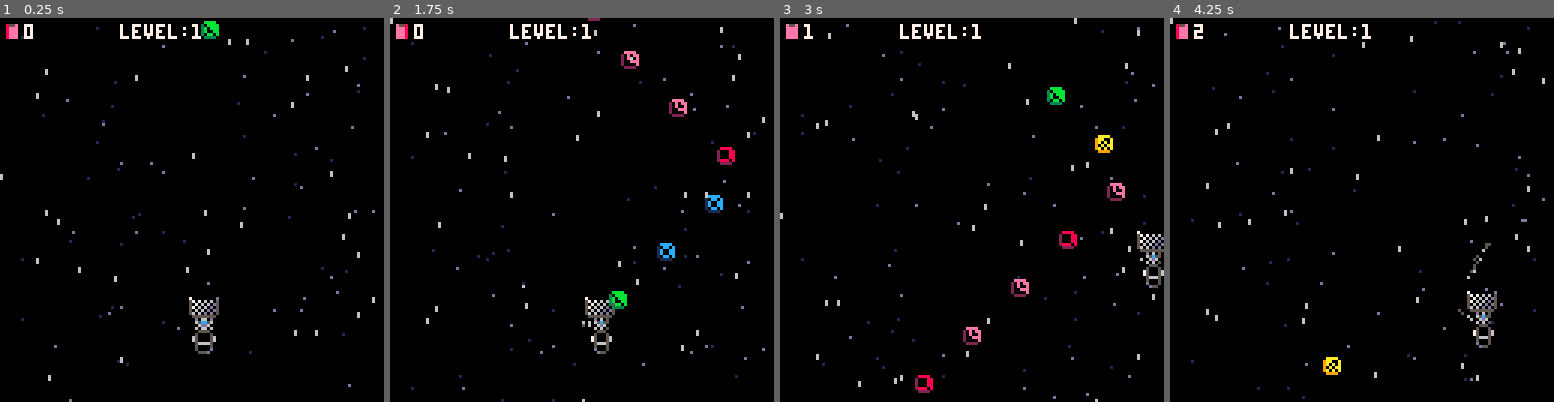
Above: before the commit, frames 1-4 (left to right).
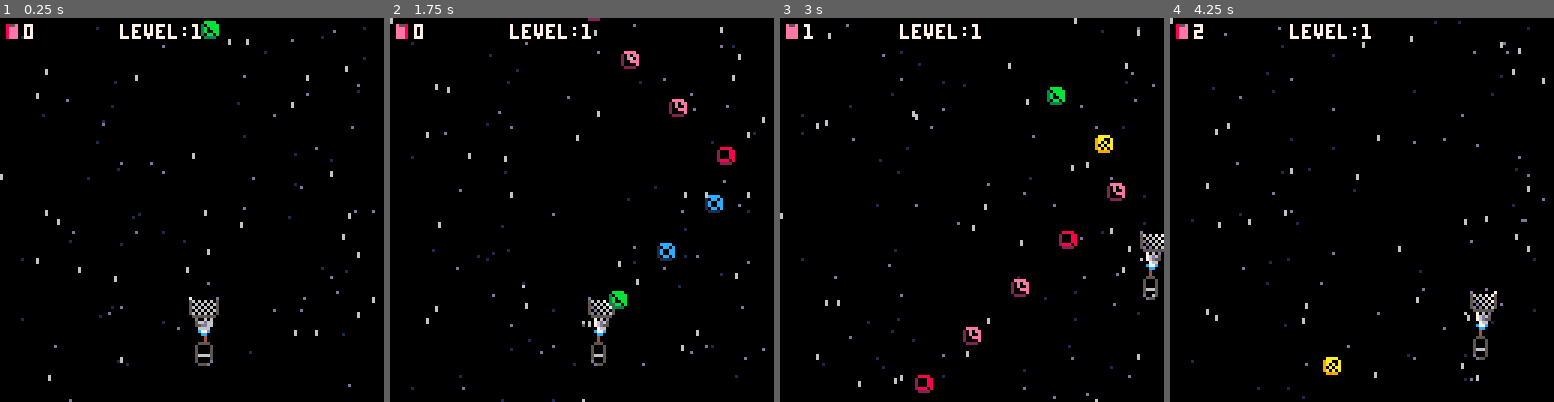
Above: after the commit, the same moments.

Repository: jacobneal65/drop-p8
Game: PICO-8 cartridge drop.p8
The game is run twice, just before and just after one commit, with the same random seed, the same clock (stepped at 60 frames per second) and the same inputs.
Inputs:
- Up to frame 1 (0.25 s): no input
- Up to frame 2 (1.75 s): hold Right from 1.6 s (still down)
- Up to frame 3 (3 s): release Right at 2.1 s; hold Up 2.15-2.42 s; hold Right from 2.47 s (still down)
- Up to frame 4 (4.25 s): release Right at 3.03 s; hold Left 3.08-3.58 s; hold Down 3.63-3.97 s; hold Right from 4.02 s (still down)

The runs differ from the first frame. In frame 1, 0.4% of the frame differs, in the area x 50-57%, y 73-91%; in frame 2, 0.6%; in frame 3, 0.6%; in frame 4, 0.8%, in the area x 75-86%, y 58-90%.

Commit message:
p_spr work

Diff:
--- a/drop.p8
+++ b/drop.p8
@@ -21,7 +21,7 @@
 	acc=0.3
 	vacc=0.3--vertical acc
 	trashs={}
-	t_spr=64
+	t_spr=64 --trash sprite
 	t_cnt=5
 	t_itrvl=16
 	t_ybnd=128
@@ -44,8 +44,8 @@
 	end
 
 	--spinning score
-	sss=22
-	ssl=9
+	sss=22--starting sprite
+	ssl=9--number of frames
 	ss_ani={}
 	for i=0,ssl do
 		add(ss_ani,sss+i)
@@ -66,11 +66,25 @@
 	p_u=false
 	p_d=false
 	p_spr=3
+	b_spr=1
 	p_flp=false
 	--plyr movment
 	--left/right
-	if (btn(0)) p_dx-=acc p_l=true p_spr=4 sfx(2)
-	if (btn(1)) p_dx+=acc p_r=true sfx(2) p_spr=4 p_flp=true
+	if btn(0) then
+	 p_dx-=acc
+	 p_l=true
+	 p_spr=4
+	 b_spr=17
+	 sfx(2)
+	end
+	if btn(1) then
+	 p_dx+=acc
+	 p_r=true
+	 sfx(2)
+	 p_spr=4
+	 b_spr=17
+	 p_flp=true
+	end
 	--up/down
 	if (btn(2)) p_dy-=vacc p_u=true sfx(3)
 	if (btn(3)) p_dy+=vacc p_d=true sfx(2)
@@ -101,33 +115,30 @@
  local t_py=flr(p_y)
 	--rectfill(0,108,127,127,3)
 
-
 	--flill tank amount
  tank=flr(pt/pt_total*12)
  ty=0
  tc1=3
  tc2=11
 	for i=1,tank do
-
+		local _y=p_y+ty+9
 		if i%2==1 then
-			line(p_x+2,p_y+5+ty,p_x+3,p_y+5+ty,tc1)
+			line(p_x+2,_y,p_x+3,_y,tc1)
 			if ty%3>0 then
-				pset(p_x+2+ty%2,p_y+5+ty,tc2)
+				pset(p_x+2+ty%2,_y,tc2)
 			end
 		else
-			line(p_x+4,p_y+5+ty,p_x+5,p_y+5+ty,tc1)
-			pset(p_x+4+ty%2,p_y+5+ty,tc2)
+			line(p_x+4,_y,p_x+5,_y,tc1)
+			pset(p_x+4+ty%2,_y,tc2)
 			ty+=1
 		end
 	end
-
 	--plyr
 	spr(p_spr,p_x,p_y,1,1,p_flp)
-	--catcher
+	--storage
 	spr(p_spr+16,p_x,p_y+8,1,1,p_flp)
-	--basket l and r
-	spr(1,p_x-4,p_y-8)
-	spr(2,p_x+4,p_y-8)
+	--basket
+	spr(b_spr,p_x-4,p_y-8,2,1,p_flp)
 
 	if p_l then
 		fire(p_x+6,p_y+2,0.5,0,1,2,f2c)
@@ -138,12 +149,13 @@
 	if p_u then
 		--fire(p_x+4,p_y+4,0,0.5,2,5,f1c)
 	elseif p_d then
-		fire(p_x+4,p_y-2,0,0,-0.5,10,f2c)
+		--fire(p_x+4,p_y-2,0,0,-0.5,10,f2c)
 	else
 
 	end
---	fire(t_px+1,t_py+8,0,0.5,1,5,f1c)
---	fire(t_px+7,t_py+8,0,0.5,1,5,f1c)
+	--flame
+	f_sprs={5,6,7,6,5}
+	spr(get_frame(f_sprs,1),t_px,t_py)
 
 	--trash
 	for trash in all(trashs) do
Not shown, changed: 20 lines of the sprite sheet (__gfx__) section of drop.p8
